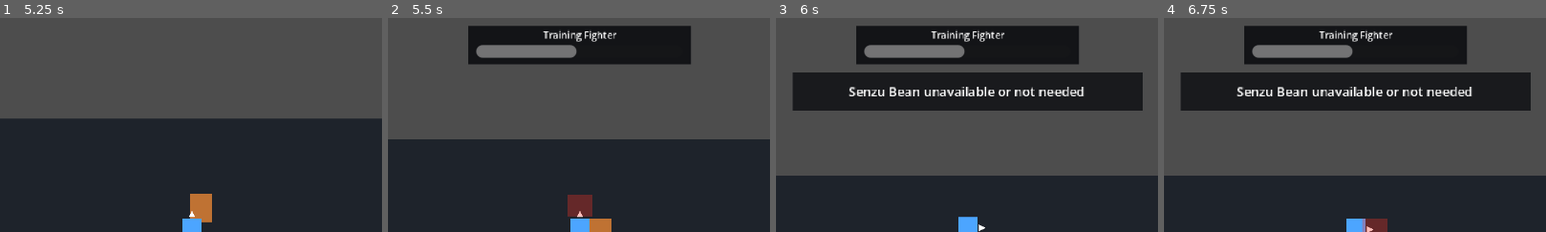
Above: before the commit, frames 1-4 (left to right).
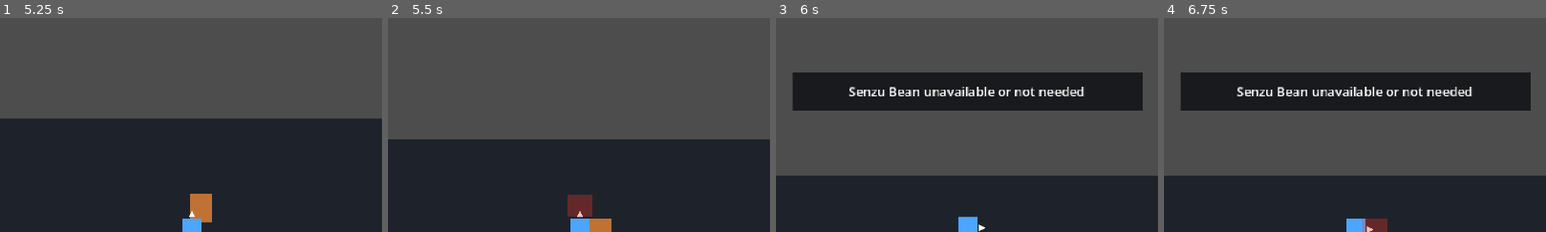
Above: after the commit, the same moments.

Repository: kikajima/dragonballsoullegacy
Game: Godot game, scene res://scenes/bootstrap/bootstrap.tscn
The game is run twice, just before and just after one commit, with the same random seed, the same clock (stepped at 60 frames per second) and the same inputs.
Inputs:
- Up to frame 1 (5.25 s): tap Enter (ui_accept) at 0.5, 0.77, 1.52, 3.02, 3.77, 4.52 s; hold W (move_up) 0.53-2.03 s; tap J (attack) at 0.6 s; tap Shift (block) at 1.35 s; hold L (charge_ki) 2.03-2.78 s; hold A (move_left) 2.03-3.53 s; tap Space (dash) at 2.85 s; hold S (move_down) 3.53-4.28 s; hold E (interact) 3.53-4.28 s; hold D (move_right) 4.28-5.03 s; tap K (ki_blast) at 4.35 s; hold W (move_up) from 5.03 s (still down); tap I (kick) at 5.1 s
- Up to frame 2 (5.5 s): keep holding W (move_up)
- Up to frame 3 (6 s): release W (move_up) at 5.78 s; hold D (move_right) from 5.78 s (still down); tap Q (quick_item) at 5.85 s
- Up to frame 4 (6.75 s): keep holding D (move_right); tap Enter (ui_accept) at 6.02 s; tap J (attack) at 6.6 s
The pictures show only the part of the screen within x 25-75%, y 1-51%; the shares and areas given below are measured in that part.

Frame 1 is identical in both runs. In frame 2, 10% of the frame differs, in the area x 21-80%, y 3-22%; in frame 3, 10%; in frame 4, 10%.
Error after the commit: Invalid assignment of property or key 'text' with value of type 'String' on a base object of type 'null instance'. (res://ui/combat/enemy_target_bar.gd:64)

Commit message:
ui: show enemy intelligence tier on target bar

Diff:
--- a/ui/combat/enemy_target_bar.gd
+++ b/ui/combat/enemy_target_bar.gd
@@ -4,6 +4,7 @@
 @export var visible_duration: float = 3.0
 
 @onready var name_label: Label = $Panel/Name
+@onready var tier_label: Label = $Panel/Tier
 @onready var health_bar: ProgressBar = $Panel/HealthBar
 
 var _health: HealthComponent
@@ -53,6 +54,14 @@
 		display_name = str(target.call("get_display_name"))
 
 	name_label.text = display_name
+
+	var tier_name: String = "Common"
+	if target.has_method("get_intelligence_tier_name"):
+		tier_name = str(
+			target.call("get_intelligence_tier_name")
+		)
+
+	tier_label.text = tier_name
 	_time_left = visible_duration
 	visible = true
 
